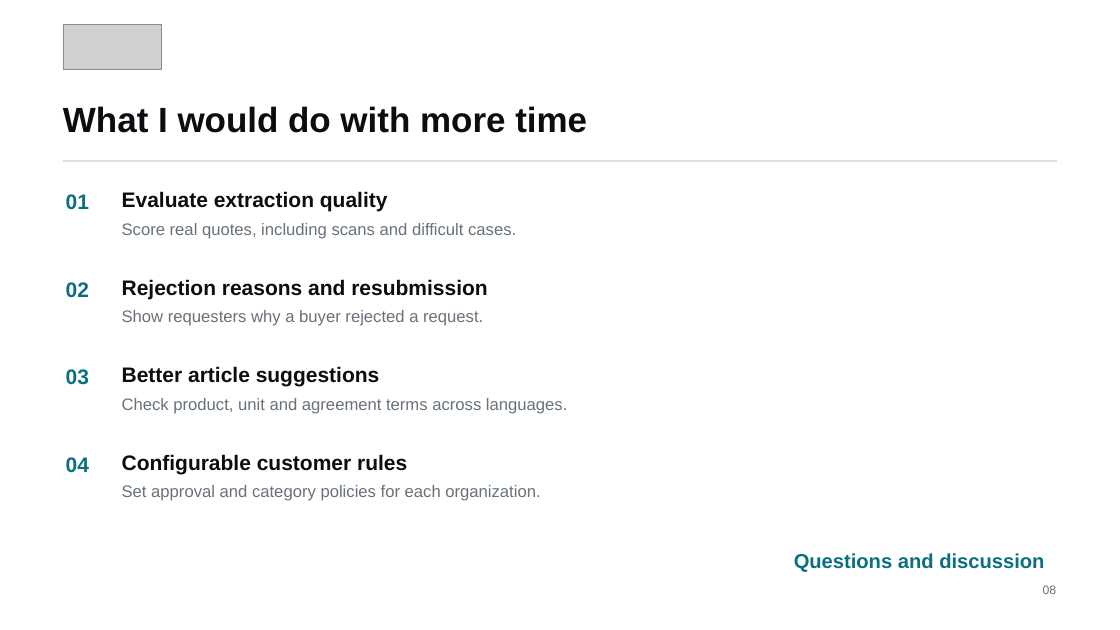
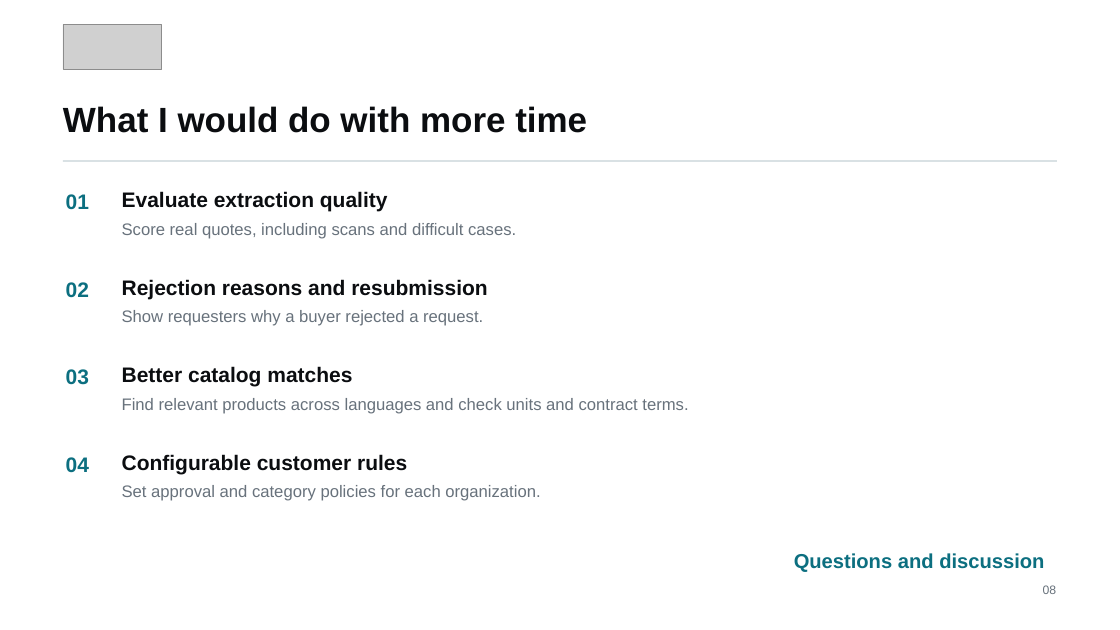
Before and after one commit to williambittner1/lio_casestudy, a slide deck: slide 8 of presentation/Lio_Acme_Case_Study_William_v6.pptx. Drawn at 1120x630 pixels with LibreOffice and Linux fonts; fonts in the diff are those of the drawing; grey boxes stand for pictures. Boxes give left, top, right and bottom in pixels: in the first picture for what was removed or moved away, otherwise in the second. Text is boxed around its words. In the diff, an @@ line names an element or a change of style, - is before the commit and + after.

Commit message:
Clarify future catalog matching improvements

```diff
--- a/presentation/Lio_Acme_Case_Study_William_v6.pptx
+++ b/presentation/Lio_Acme_Case_Study_William_v6.pptx
@@ text at [122, 366, 352, 387]: text changed @@
-Better article suggestions
+Better catalog matches
@@ text at [122, 398, 688, 414]: text changed @@
-Check product, unit and agreement terms across languages.
+Find relevant products across languages and check units and contract terms.
```
Also in this commit, not shown: 2 other files.
